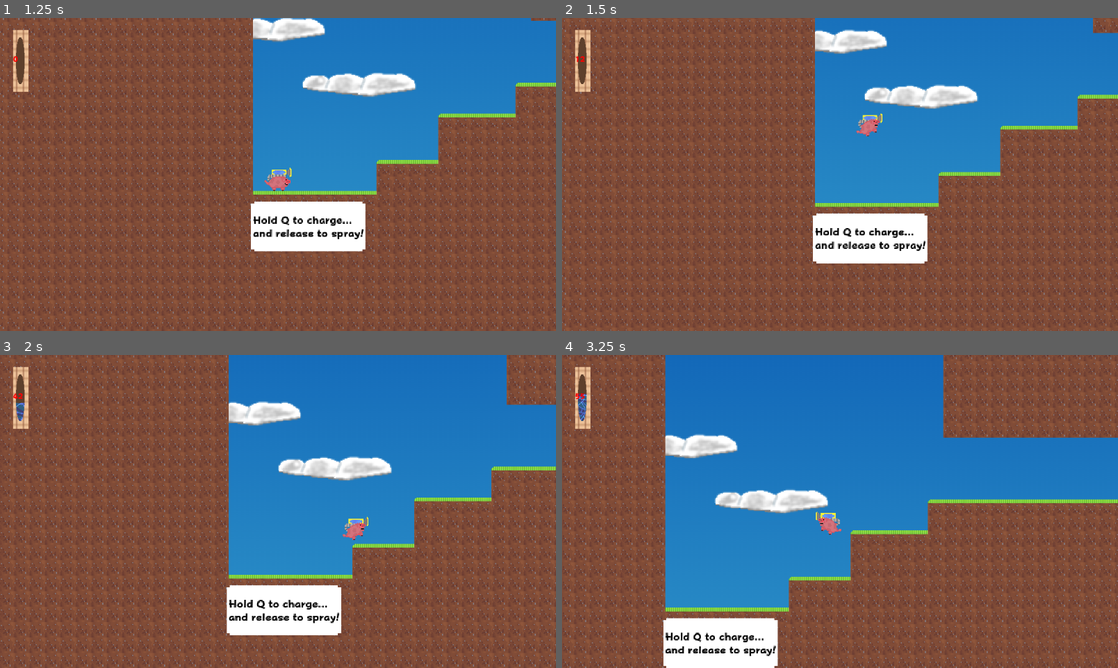
Above: before the commit, frames 1-4 (two rows, left to right).
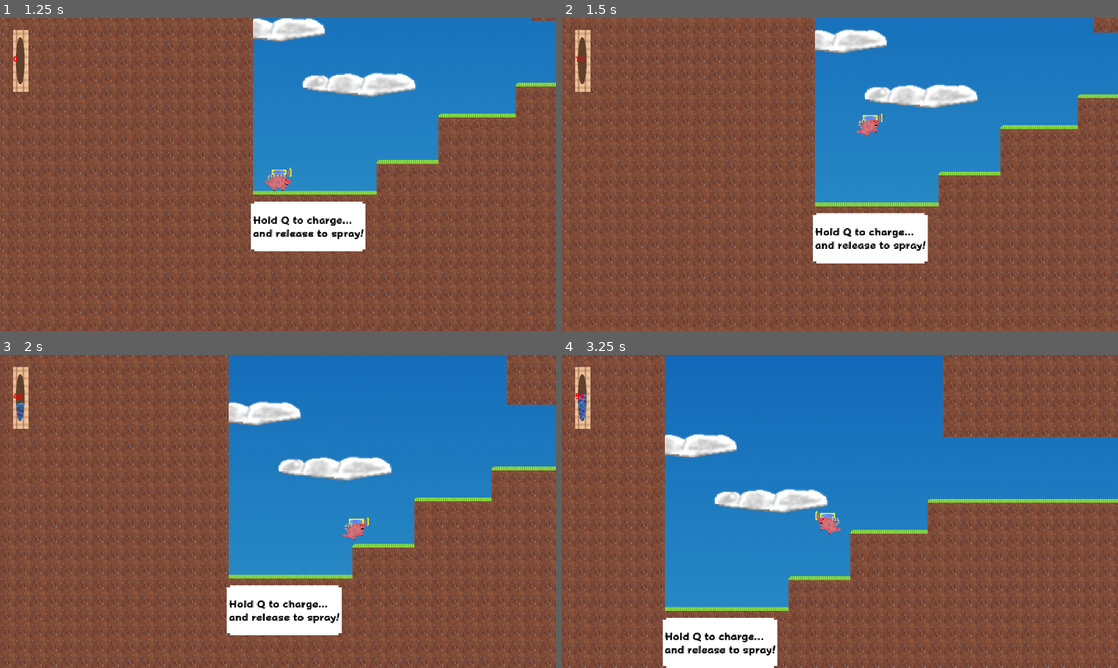
Above: after the commit, the same moments.

Repository: BlebbyBoi-Developer/the-big-pigture
Game: Godot game, scene res://mainmenu.tscn
The game is run twice, just before and just after one commit, with the same random seed, the same clock (stepped at 60 frames per second) and the same inputs.
Inputs (mouse positions are in pixels of both pictures, inside the frame that each line leads up to):
- Up to frame 1 (1.25 s): click "Begin" at 0.5 s
- Up to frame 2 (1.5 s): tap Enter (ui_accept) at 1.25 s; move the mouse to (962, 158) at 1.27 s; hold Right (ui_right) from 1.28 s (still down); hold Q (spray) from 1.28 s (still down); click (962, 158) at 1.42 s
- Up to frame 3 (2 s): keep holding Right (ui_right); keep holding Q (spray); tap Enter (ui_accept) at 1.52 s
- Up to frame 4 (3.25 s): move the mouse to (728, 527) at 2.02 s; release Q (spray) at 2.03 s; tap Shift (run) at 2.1 s; tap Enter (ui_accept) at 2.27 s; tap Q (spray) at 2.3 s; move the mouse to (895, 442) at 2.77 s; release Right (ui_right) at 2.78 s; hold Left (ui_left) from 2.78 s (still down); hold Q (spray) from 2.78 s (still down)

Frame 1 is identical in both runs. In frame 2, 3.2% of the frame differs, in the area x 0-100%, y 0-100%; in frame 3, 0.3%; in frame 4, 4.9%.

Commit message:
added stats plugin to editor

Diff:
--- a/project.godot
+++ b/project.godot
@@ -25,6 +25,10 @@
 
 window/stretch/mode="viewport"
 window/stretch/aspect="expand"
+
+[editor_plugins]
+
+enabled=PackedStringArray("res://addons/project_statistics/plugin.cfg")
 
 [input]
 
--- a/tank.gd
+++ b/tank.gd
@@ -3,12 +3,12 @@
 var charging = false
 var chargepercentage = 0
 var is_blasting = false
+var shakestrength = 0.9
 
 func _process(_delta):
 	if Input.is_action_pressed("spray"):
 		charging = true
 		chargepercentage += 1
-
 		if chargepercentage >= 101:
 			chargepercentage = 100
 			charged = true
@@ -31,14 +31,33 @@
 	elif Global.PlayerFacing == "left":
 		$CPUParticles2D.direction.x = 2
 		$CPUParticles2D.gravity.x = -200
-
+	if charging and chargepercentage > 0:
+		var buildup = (chargepercentage / 100.0) * shakestrength
+		$"../Camera2D".offset = Vector2(
+			randf_range(-buildup, buildup),
+			randf_range(-buildup, buildup)
+		)
+	elif not charging:
+		$"../Camera2D".offset = Vector2.ZERO
 	if Global.debug == true:
 		print ("chargepercentage:", chargepercentage)
 		print ("charging: ", charging)
 		print("charged: ", charged)
 
+func shake():
+	for i in 3:
+		$"../Camera2D".offset = Vector2(
+			randf_range(-shakestrength, shakestrength),
+			randf_range(-shakestrength, shakestrength)
+		)
+		await get_tree().process_frame
+	$"../Camera2D".offset = Vector2.ZERO
+
 func blast():
 	is_blasting = true
+	shakestrength = 10.0
+	shake()
+	shakestrength = 0.9
 	$CPUParticles2D.emitting = true
 	await get_tree().create_timer(1).timeout
 	$CPUParticles2D.emitting = false
Binary file added: addons/project_statistics/icon.png
Not shown, added: addons/project_statistics/icon.png.import
Not shown, added: addons/project_statistics/icons/circle.svg
Not shown, added: addons/project_statistics/icons/circle.svg.import
Not shown, added: addons/project_statistics/icons/json.svg
Not shown, added: addons/project_statistics/icons/json.svg.import
Not shown, added: addons/project_statistics/icons/markdown.svg
Not shown, added: addons/project_statistics/icons/markdown.svg.import
Not shown, added: addons/project_statistics/icons/yaml.svg
Not shown, added: addons/project_statistics/icons/yaml.svg.import
Not shown, added: addons/project_statistics/loaders/extensions/c_sharp_statistics.gd
Not shown, added: addons/project_statistics/loaders/extensions/c_sharp_statistics.gd.uid
(and 53 more such lines)
